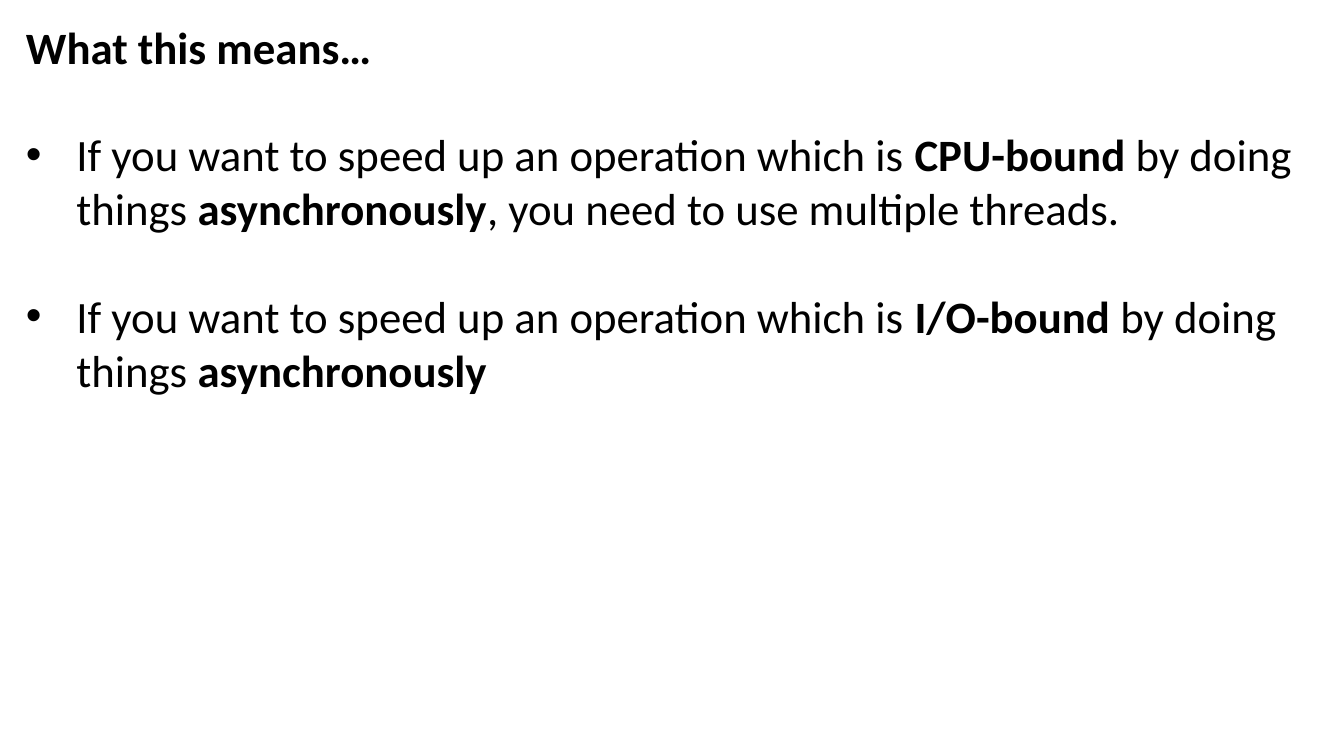
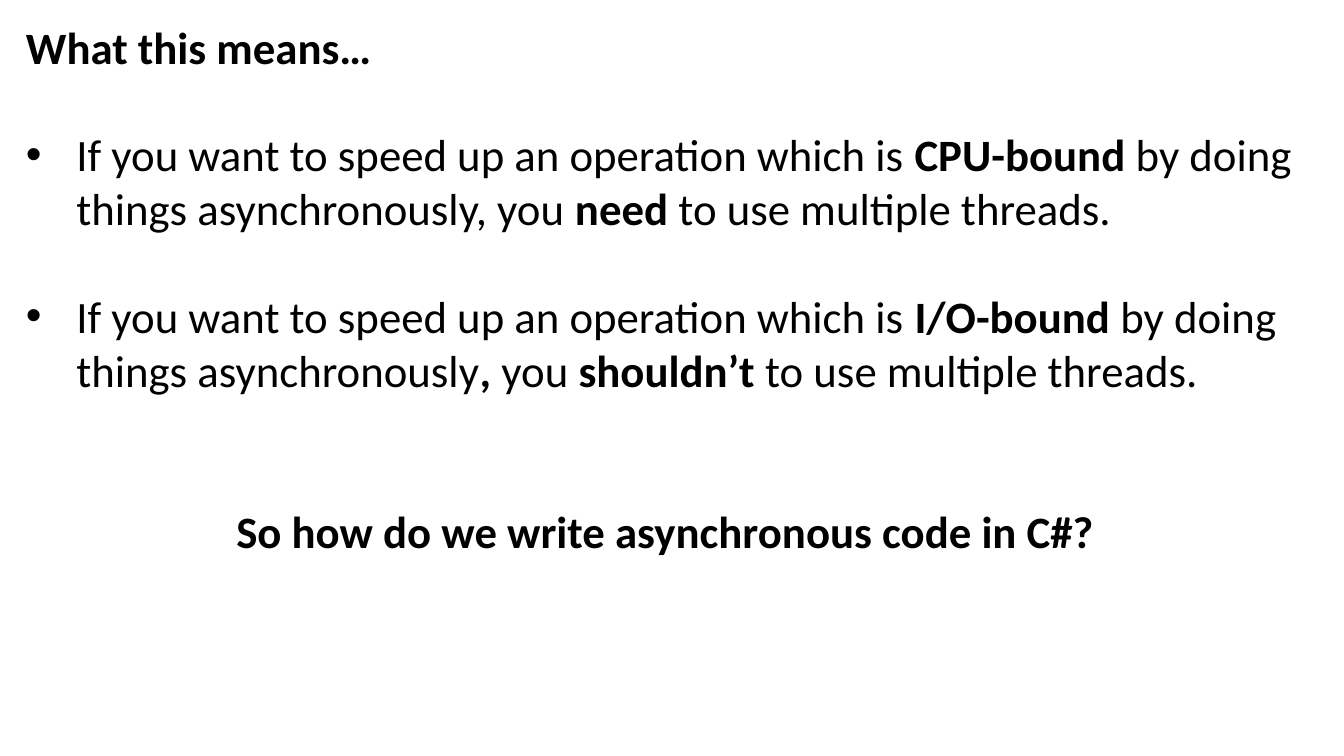
Before and after one commit to JoshKain/AsyncAwaitQuiz, a slide deck: slide 7 of Async and await presentation.pptx. Drawn at 1344x756 pixels with LibreOffice and Linux fonts; fonts in the diff are those of the drawing. Boxes give left, top, right and bottom in pixels: in the first picture for what was removed or moved away, otherwise in the second. Text is boxed around its words. In the diff, an @@ line names an element or a change of style, - is before the commit and + after.

Commit message:
Improved slides and added some asynchronous operation examples

```diff
--- a/Async and await presentation.pptx
+++ b/Async and await presentation.pptx
@@ text at [76,139,1291,233]: bold off in "asynchronously,"; bold on in "need" @@
@@ text at [76,301,1276,555]: text changed @@
-• If you want to speed up an operation which is I/O-bound by doing things asynchronously
+• If you want to speed up an operation which is I/O-bound by doing things asynchronously, you shouldn’t to use multiple threads.
+So how do we write asynchronous code in C#?
```
Also in this commit, not shown: 3 other slides changed, 1 other file.
